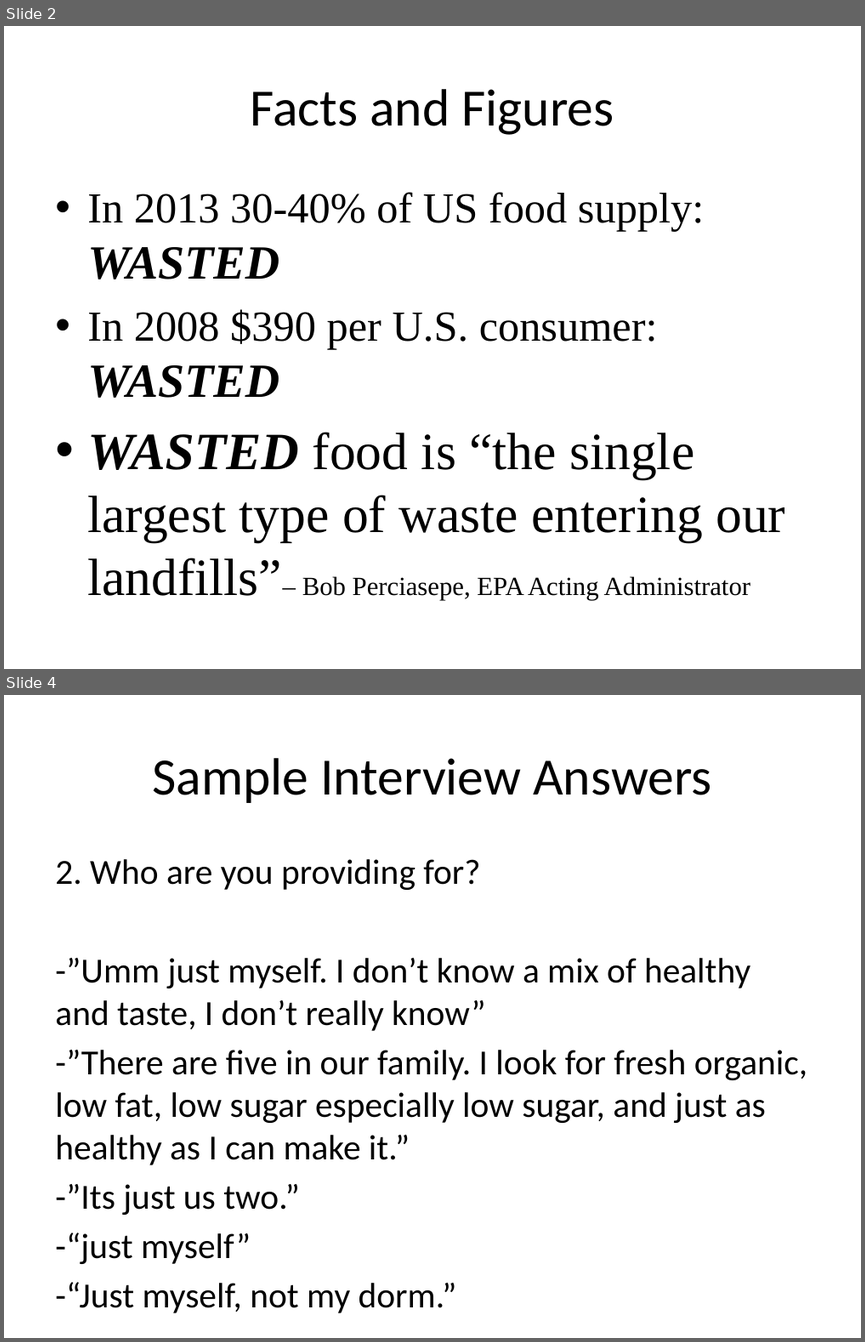
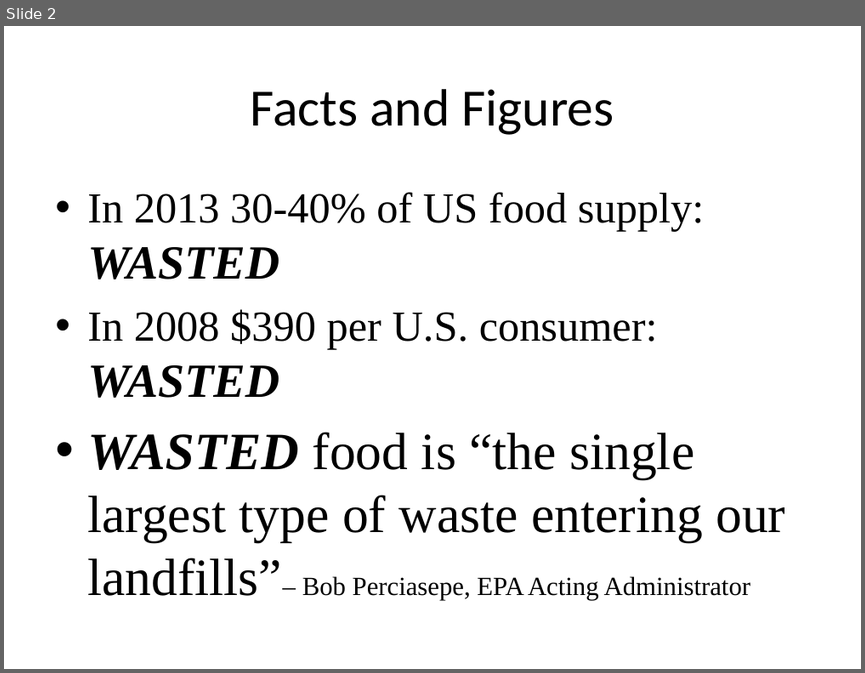
Before and after one commit to bensterl/EID-Repo, a slide deck: Smart Food.pptx. Shown one above the other, each under a label of ours: slides 2 and 4 before the commit, slide 2 after it; the slides between them are not shown. The pictures are 865x1342 and 865x673 pixels, drawn with LibreOffice and Linux fonts; fonts in the diff are those of the drawing. Boxes give left, top, right and bottom in pixels: in the first picture for what was removed or moved away, otherwise in the second. Text is boxed around its words. In the diff, an @@ line names an element or a change of style, - is before the commit and + after.

```diff
--- a/Smart Food.pptx
+++ b/Smart Food.pptx
@@ slide 4 removed at (4, 695, 861, 1338), background #FFFFFF @@
@@ title removed at (152, 758, 711, 803) @@
-Sample Interview Answers
@@ text removed at (55, 859, 807, 1264) @@
-2. Who are you providing for?
--”Umm just myself. I don’t know a mix of healthy and taste, I don’t really know”
--”There are five in our family. I look for fresh organic, low fat, low sugar especially low sugar, and just as healthy as I can make it.”
--”Its just us two.”
--“just myself”
--“Just myself, not my dorm.”
```
Also in this commit, not shown: 3 slides changed, 3 slides added.
